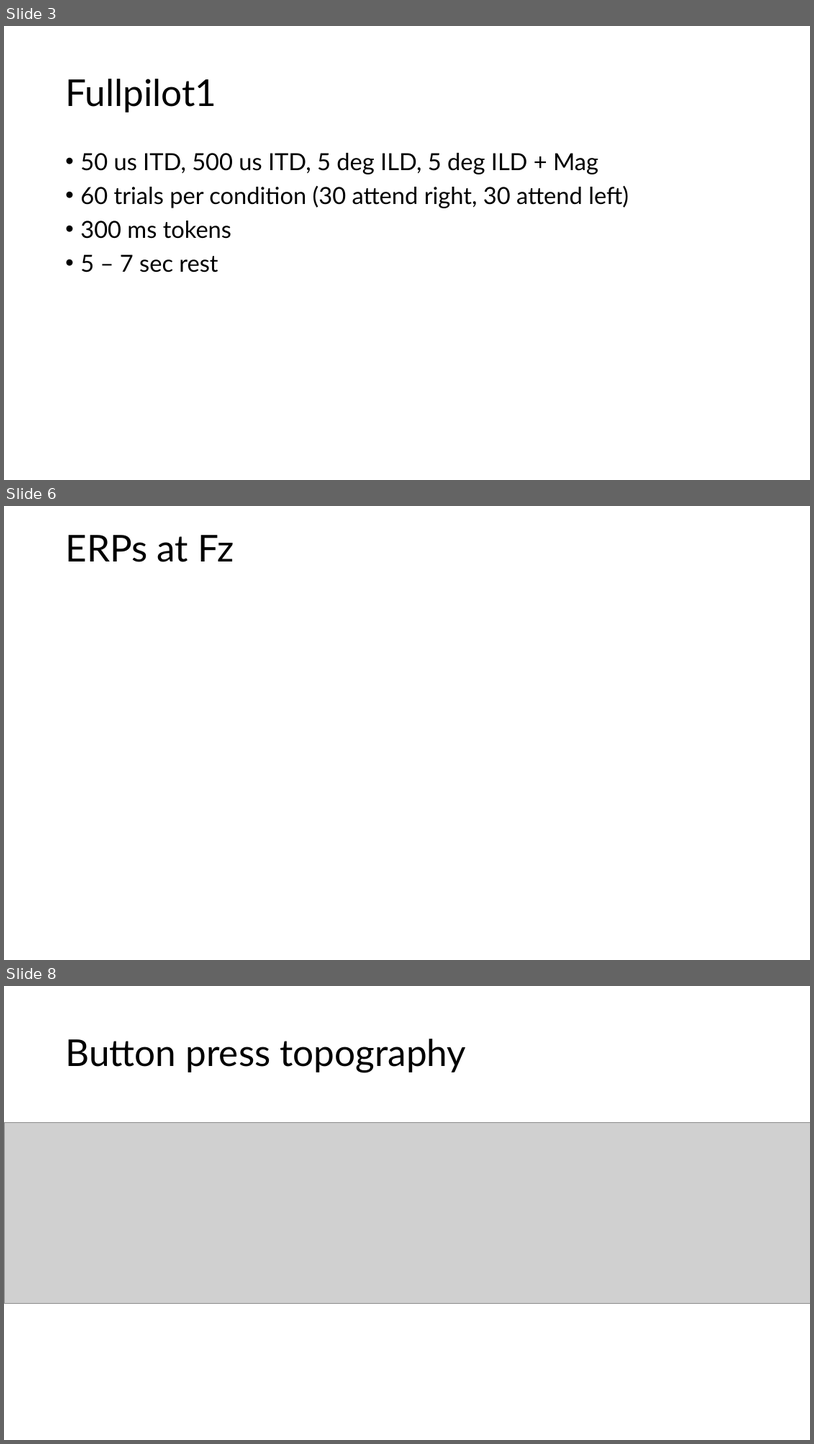
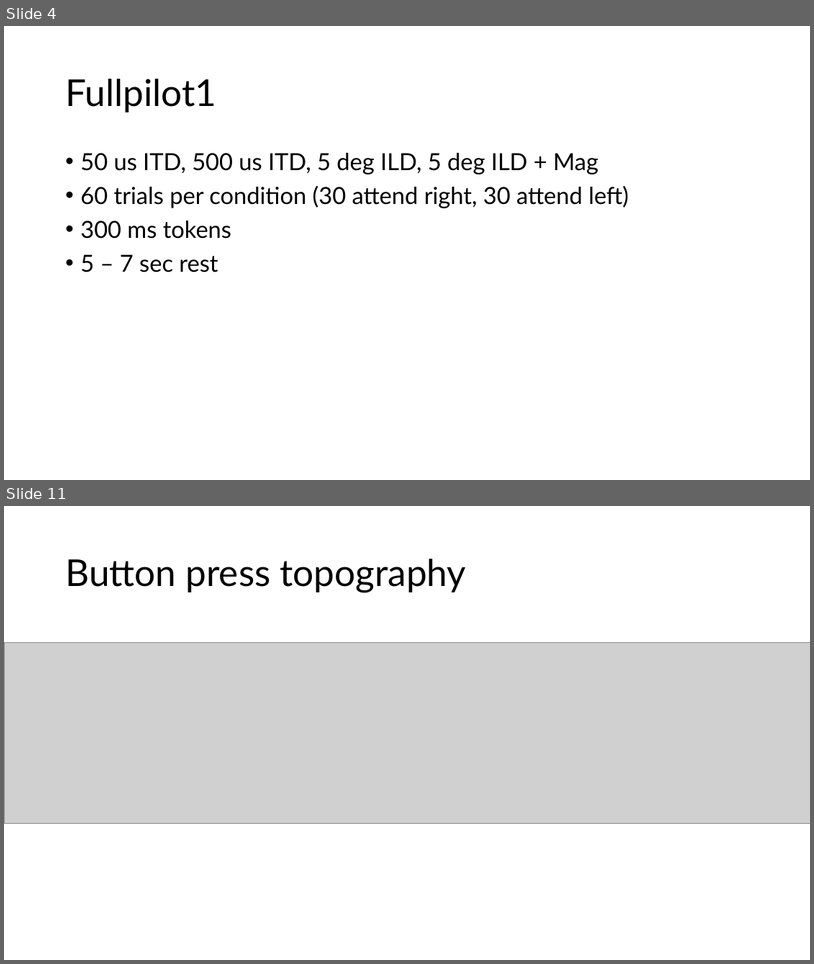
Before and after one commit to brichard28/MILD-Master, a slide deck: mild_master_neuroimaging_pilot.pptx. Shown one above the other, each under a label of ours: slides 3, 6 and 8 before the commit, slides 4 and 11 after it; the slides between them are not shown. The pictures are 814x1444 and 814x964 pixels, drawn with LibreOffice and Linux fonts; fonts in the diff are those of the drawing; grey boxes stand for pictures; background and template pictures are left out. Boxes give left, top, right and bottom in pixels: in the first picture for what was removed or moved away, otherwise in the second. Text is boxed around its words. In the diff, an @@ line names an element or a change of style, - is before the commit and + after.

```diff
--- a/mild_master_neuroimaging_pilot.pptx
+++ b/mild_master_neuroimaging_pilot.pptx
@@ slide 6 removed at (x1=4, y1=506, x2=810, y2=960), background picture (left out) @@
@@ title removed at (x1=65, y1=535, x2=234, y2=562) @@
-ERPs at Fz
@@ what was slide 3 is now slide 4 @@
@@ what was slide 8 is now slide 11 @@
```
Also in this commit, not shown: 2 slides changed, 10 slides added, 4 other slides removed, 7 other files.
